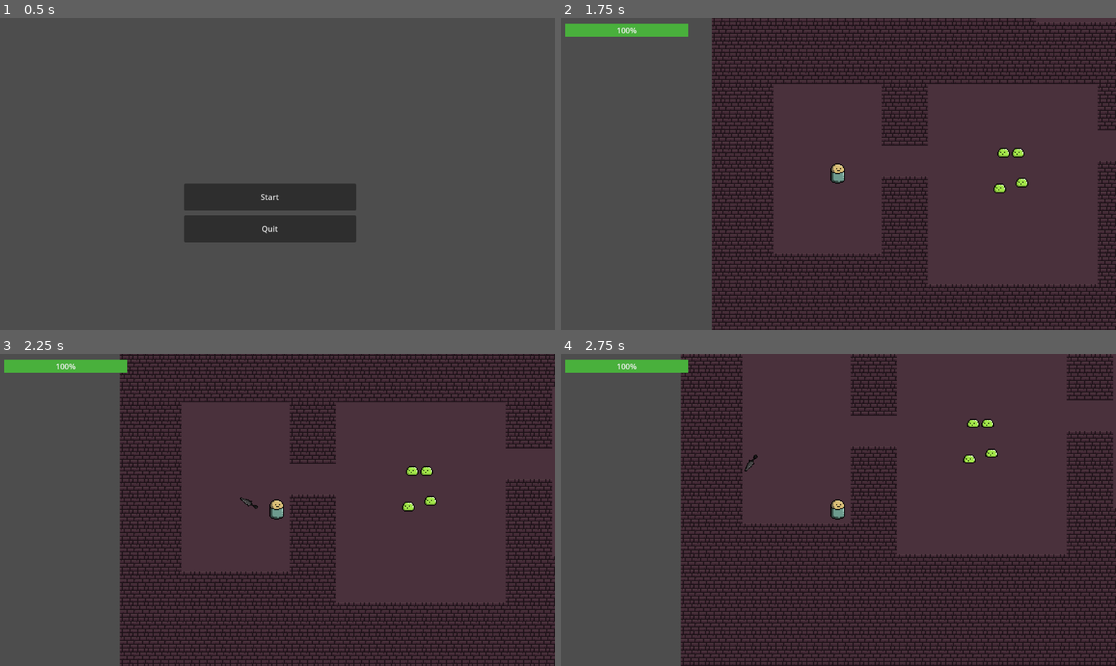
Above: before the commit, frames 1-4 (two rows, left to right).
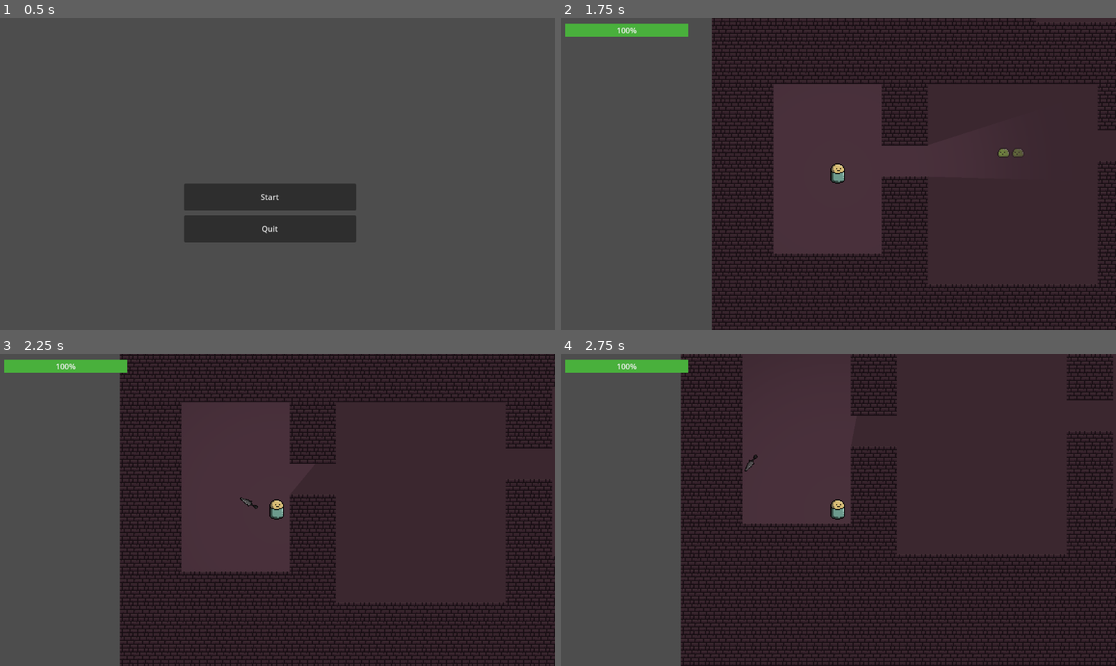
Above: after the commit, the same moments.

Repository: guywiththenose/DungeonGame
Game: Godot game, scene res://Menu.tscn
Two runs of this game, one before a commit and one after it. Both use one fixed random seed, a clock stepped at 60 frames per second and the inputs below.
Inputs (mouse positions are in pixels of both pictures, inside the frame that each line leads up to):
- Up to frame 1 (0.5 s): no input
- Up to frame 2 (1.75 s): click "Start" at 0.5 s; tap Enter at 1.25 s; move the mouse to (960, 158) at 1.27 s; hold D (right) from 1.28 s (still down); hold Space (attack) from 1.28 s (still down)
- Up to frame 3 (2.25 s): move the mouse to (166, 525) at 2.02 s; release D (right) at 2.03 s; release Space (attack) at 2.03 s; hold S (down) from 2.03 s (still down); tap Space (attack) at 2.1 s
- Up to frame 4 (2.75 s): keep holding S (down)

Frame 1 is identical in both runs. In frame 2, 0.2% of the frame differs, in the area x 77-85%, y 41-57%; in frame 3, 0.2%, in the area x 72-79%, y 35-51%; in frame 4, 0.2%.

Commit message:
v1.26
various things

Diff:
--- a/Enemy1.gd
+++ b/Enemy1.gd
@@ -8,8 +8,10 @@
 @onready var damagetimer = $Hitbox/Damagetimer
 @export var damage = 5
 @onready var navigation_agent := $NavigationAgent2D as NavigationAgent2D
+@onready var los = $RayCast2D
 
-var moveable = false
+var player_spotted = false
+#var moveable = false
 
 func check_collision():
 	if not damagetimer.is_stopped():
@@ -22,9 +24,12 @@
 				damagetimer.start()
 
 func _physics_process(delta: float) -> void:
-	if moveable == true:
+	#if moveable == true:
+		player_spotted =check_player_in_detection()
+		print(player_spotted,"success")
 		var dir = to_local(navigation_agent.get_next_path_position()).normalized()
 		velocity = dir * speed
+		los.look_at(player.global_position)
 		if velocity.x > 0:
 			sprite.flip_h = true
 		else:
@@ -38,14 +43,21 @@
 	if health <= 0:
 		queue_free()
 
-func _on_playerbox_body_entered(body):
-	if body.is_in_group("player"):
-		moveable = true
+#func _on_playerbox_body_entered(body):
+	#if body.is_in_group("player"):
+		#moveable = true
+
+func check_player_in_detection() -> bool:
+	var collider = los.get_collider()
+	if collider and is_in_group("player"):
+		#player_spotted = true
+		print("detection")
+		return true
+	return false
 
 func make_path() -> void:
-	navigation_agent.target_position = player.global_position
-
-
+	if player_spotted == true:
+		navigation_agent.target_position = player.global_position
 
 func _on_nav_timer_timeout():
 	make_path()
--- a/Throwing_Knife.tscn
+++ b/Throwing_Knife.tscn
@@ -1,10 +1,13 @@
-[gd_scene load_steps=7 format=3 uid="uid://803psjm2r7tj"]
+[gd_scene load_steps=8 format=3 uid="uid://803psjm2r7tj"]
 
 [ext_resource type="Script" path="res://Throwing_Knife.gd" id="1_sfddl"]
 [ext_resource type="Texture2D" uid="uid://b7heuajffuu8s" path="res://New Piskel (2).png" id="1_t02mk"]
 
 [sub_resource type="CircleShape2D" id="CircleShape2D_ob644"]
 radius = 9.0
+
+[sub_resource type="CanvasItemMaterial" id="CanvasItemMaterial_v6lti"]
+light_mode = 2
 
 [sub_resource type="Animation" id="Animation_ltk3n"]
 resource_name = "Knife_Spin"
@@ -53,6 +56,7 @@
 shape = SubResource("CircleShape2D_ob644")
 
 [node name="Sprite2D" type="Sprite2D" parent="."]
+material = SubResource("CanvasItemMaterial_v6lti")
 scale = Vector2(0.71875, 0.75)
 texture = ExtResource("1_t02mk")
 
--- a/Tilemap/main.tscn
+++ b/Tilemap/main.tscn
@@ -1097,5 +1097,4 @@
 [node name="Enemies" type="Node2D" parent="."]
 
 [node name="CanvasModulate" type="CanvasModulate" parent="."]
-visible = false
-color = Color(0, 0, 0, 1)
+color = Color(0.791999, 0.791999, 0.791999, 1)
--- a/enemy_1.tscn
+++ b/enemy_1.tscn
@@ -1,10 +1,13 @@
-[gd_scene load_steps=9 format=3 uid="uid://dcajt3wb8tek2"]
+[gd_scene load_steps=10 format=3 uid="uid://dcajt3wb8tek2"]
 
 [ext_resource type="Script" path="res://Enemy1.gd" id="1_rwyqi"]
 [ext_resource type="Texture2D" uid="uid://4xftw8hs4527" path="res://New Piskel (1).png" id="2_v6anf"]
 
 [sub_resource type="CircleShape2D" id="CircleShape2D_du7jf"]
 radius = 6.0
+
+[sub_resource type="CanvasItemMaterial" id="CanvasItemMaterial_gh23n"]
+light_mode = 2
 
 [sub_resource type="AtlasTexture" id="AtlasTexture_vtmsx"]
 atlas = ExtResource("2_v6anf")
@@ -45,6 +48,7 @@
 shape = SubResource("CircleShape2D_du7jf")
 
 [node name="AnimatedSprite2D" type="AnimatedSprite2D" parent="."]
+material = SubResource("CanvasItemMaterial_gh23n")
 sprite_frames = SubResource("SpriteFrames_nmvkt")
 autoplay = "default"
 frame_progress = 0.567714
@@ -71,5 +75,8 @@
 wait_time = 0.1
 autostart = true
 
+[node name="RayCast2D" type="RayCast2D" parent="."]
+target_position = Vector2(200, 0)
+
 [connection signal="body_entered" from="Playerbox" to="." method="_on_playerbox_body_entered"]
 [connection signal="timeout" from="NavTimer" to="." method="_on_nav_timer_timeout"]
--- a/finish_portal.tscn
+++ b/finish_portal.tscn
@@ -1,10 +1,13 @@
-[gd_scene load_steps=9 format=3 uid="uid://d42r76ccqohv"]
+[gd_scene load_steps=10 format=3 uid="uid://d42r76ccqohv"]
 
 [ext_resource type="Texture2D" uid="uid://31j50kk6eosf" path="res://New Piskel (3).png" id="1_hnpwx"]
 
 [sub_resource type="CapsuleShape2D" id="CapsuleShape2D_80uvx"]
 radius = 12.0
 height = 36.0
+
+[sub_resource type="CanvasItemMaterial" id="CanvasItemMaterial_g1jmy"]
+light_mode = 2
 
 [sub_resource type="AtlasTexture" id="AtlasTexture_1kln4"]
 atlas = ExtResource("1_hnpwx")
@@ -56,6 +59,7 @@
 
 [node name="AnimatedSprite2D" type="AnimatedSprite2D" parent="."]
 z_index = -1
+material = SubResource("CanvasItemMaterial_g1jmy")
 position = Vector2(4.00001, 3.00927e-36)
 scale = Vector2(1.75, 1.90625)
 sprite_frames = SubResource("SpriteFrames_yqnkk")
--- a/player.tscn
+++ b/player.tscn
@@ -126,7 +126,7 @@
 value = 100.0
 
 [node name="PointLight2D" type="PointLight2D" parent="."]
-visible = false
+energy = 0.2
 shadow_enabled = true
 texture = ExtResource("5_4pjbj")
 
